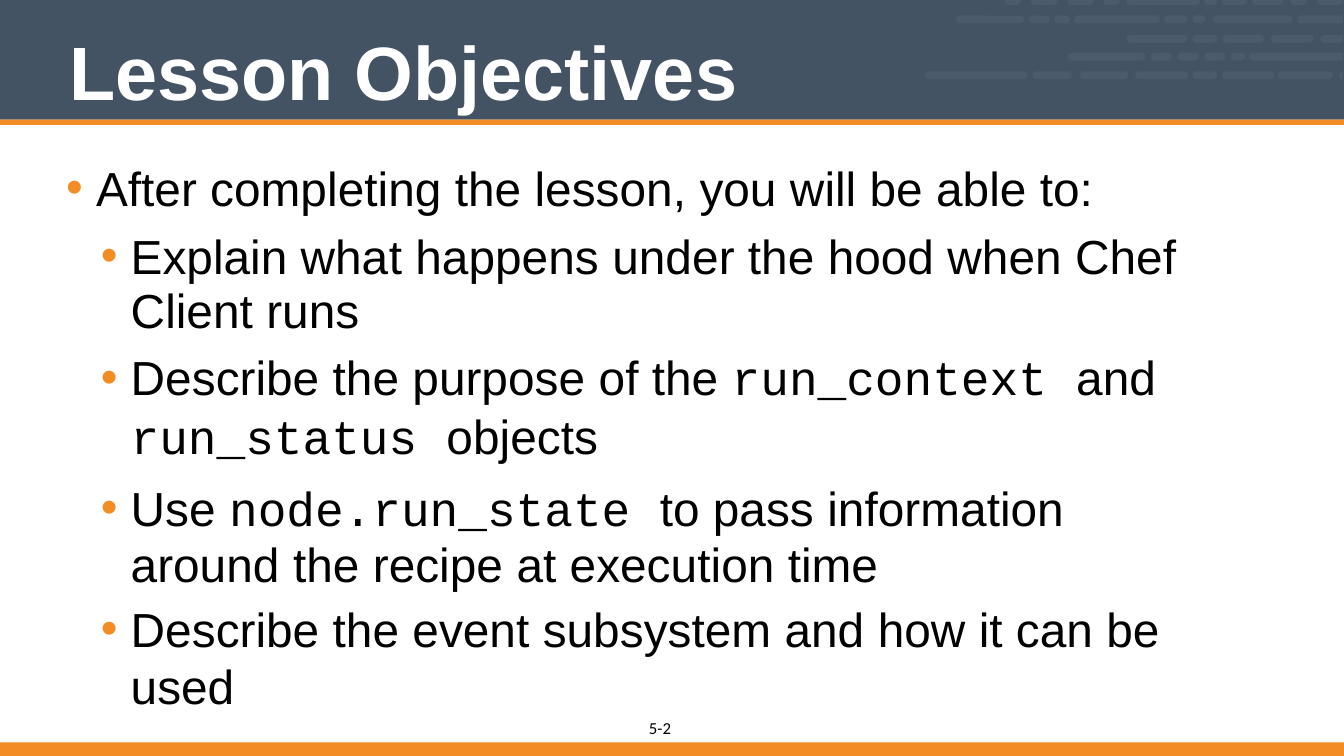
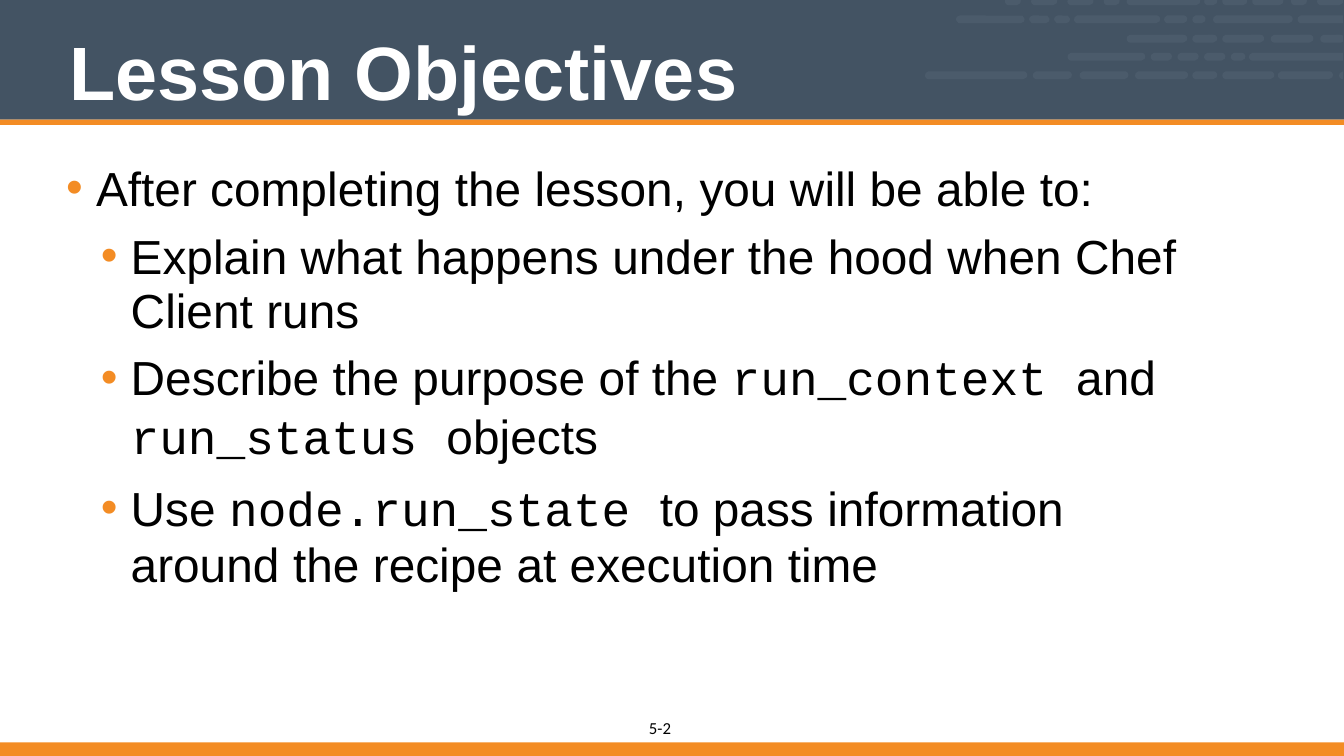
Before and after one commit to vinyar/chef-intermediate, a slide deck: slide 2 of 05-chef_client_run_internals.pptx. Drawn at 1344x756 pixels with LibreOffice and Linux fonts; fonts in the diff are those of the drawing. Boxes give left, top, right and bottom in pixels: in the first picture for what was removed or moved away, otherwise in the second. Text is boxed around its words. In the diff, an @@ line names an element or a change of style, - is before the commit and + after.

Commit message:
Updated chef client run internals (Module 5)
Removed all mention of the event subsystem (because we don't talk about them)
Removed mention of start handlers (because we don't talk about them)
Fixed the formatting of the code
Changed the code to Courier from Courier New (for better resolution on low visibiliby screens)

```diff
--- a/05-chef_client_run_internals.pptx
+++ b/05-chef_client_run_internals.pptx
@@ text at <box>131,612,1159,656</box>: paragraph removed @@
-  • Describe the event subsystem and how it can be used
```
Also in this commit, not shown: 6 other slides changed, 2 slides removed.
